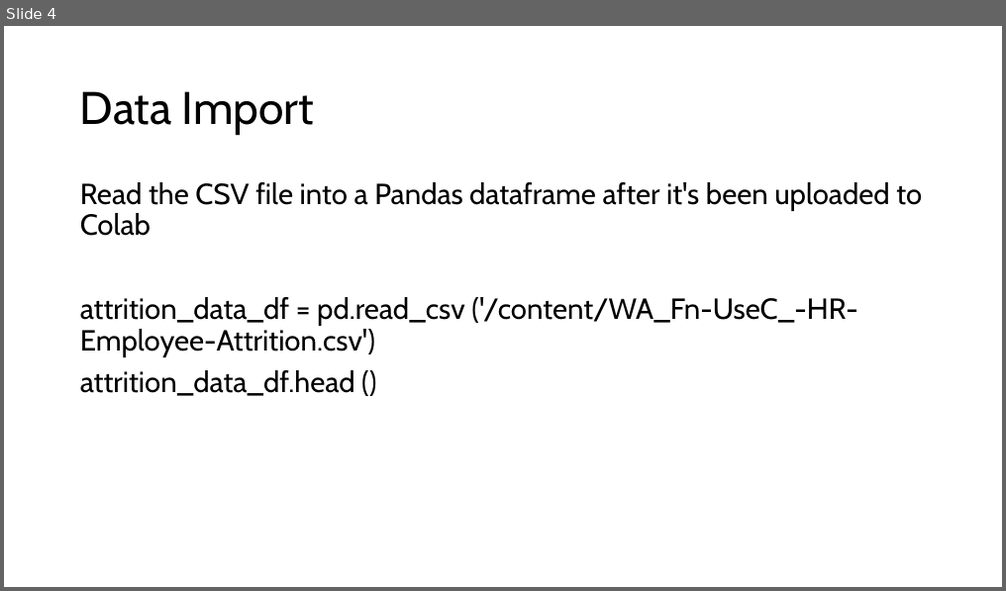
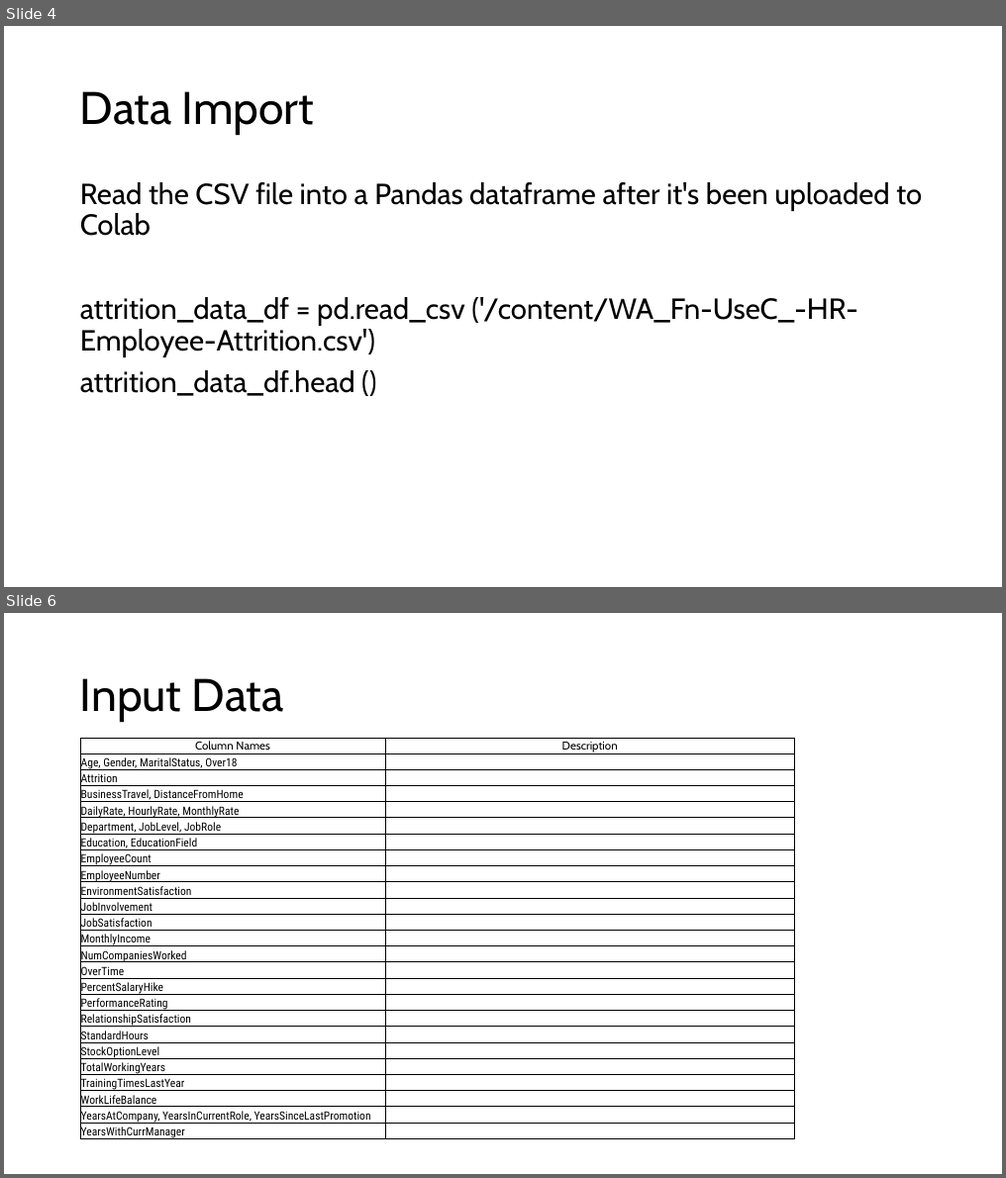
Before and after one commit to ddaniel2024/Project-4, a slide deck: Employee Attrition Prediction Presentation.pptx. Shown one above the other, each under a label of ours: slide 4 before the commit, slides 4 and 6 after it; the slides between them are not shown. The pictures are 1006x591 and 1006x1178 pixels, drawn with LibreOffice and Linux fonts; fonts in the diff are those of the drawing. Boxes give left, top, right and bottom in pixels: in the first picture for what was removed or moved away, otherwise in the second. Text is boxed around its words. In the diff, an @@ line names an element or a change of style, - is before the commit and + after.

```diff
--- a/Employee Attrition Prediction Presentation.pptx
+++ b/Employee Attrition Prediction Presentation.pptx
@@ slide 6 added at [4,613,1002,1174], background #FFFFFF @@
@@ title added at [80,678,284,722], 44 pt, text #000000 @@
+Input Data
@@ table added at [80,738,795,1143], 25 rows, 2 columns @@
+Column Names | Description
+Age, Gender, MaritalStatus, Over18 | 
+Attrition | 
+BusinessTravel, DistanceFromHome | 
+DailyRate, HourlyRate, MonthlyRate | 
+Department, JobLevel, JobRole | 
+Education, EducationField | 
+EmployeeCount | 
+EmployeeNumber | 
+EnvironmentSatisfaction | 
+JobInvolvement | 
+JobSatisfaction | 
+MonthlyIncome | 
+NumCompaniesWorked | 
+OverTime | 
+PercentSalaryHike | 
+PerformanceRating | 
+RelationshipSatisfaction | 
+StandardHours | 
+StockOptionLevel | 
+TotalWorkingYears | 
+TrainingTimesLastYear | 
+WorkLifeBalance | 
+YearsAtCompany, YearsInCurrentRole, YearsSinceLastPromotion | 
+YearsWithCurrManager | 
```
Also in this commit, not shown: 9 slides changed, 1 other slide added, 1 other file.
